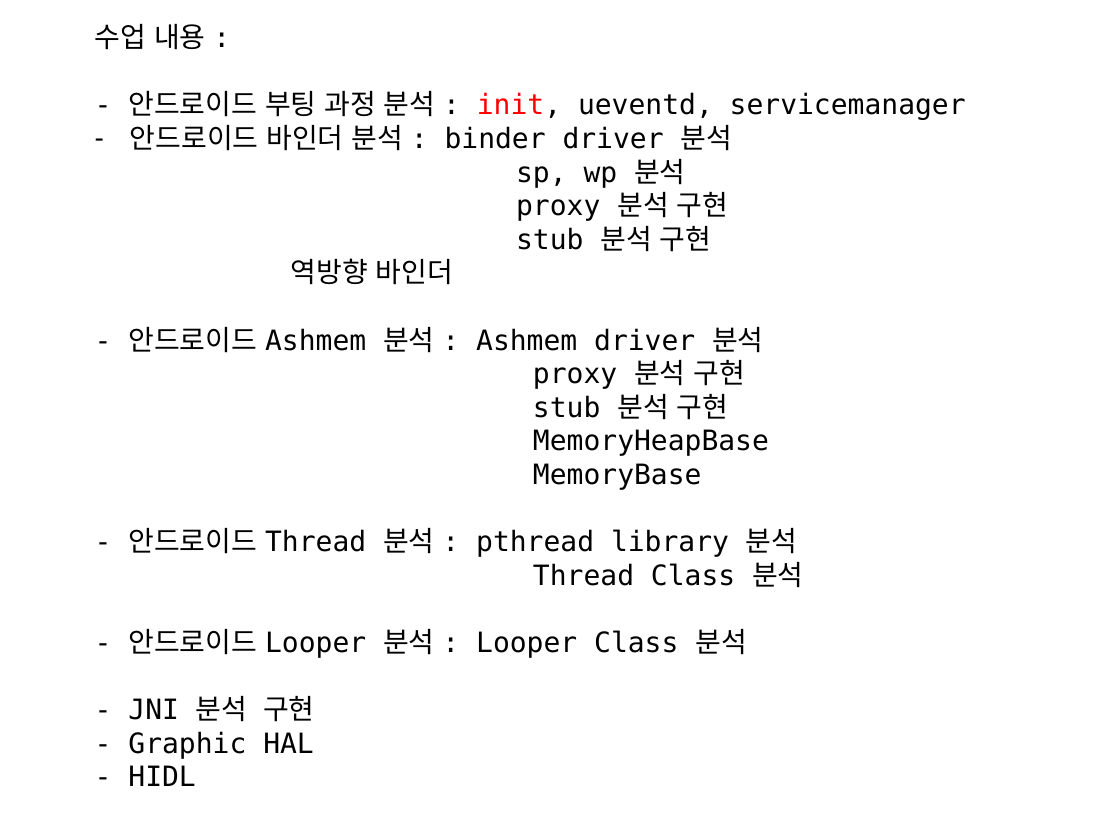
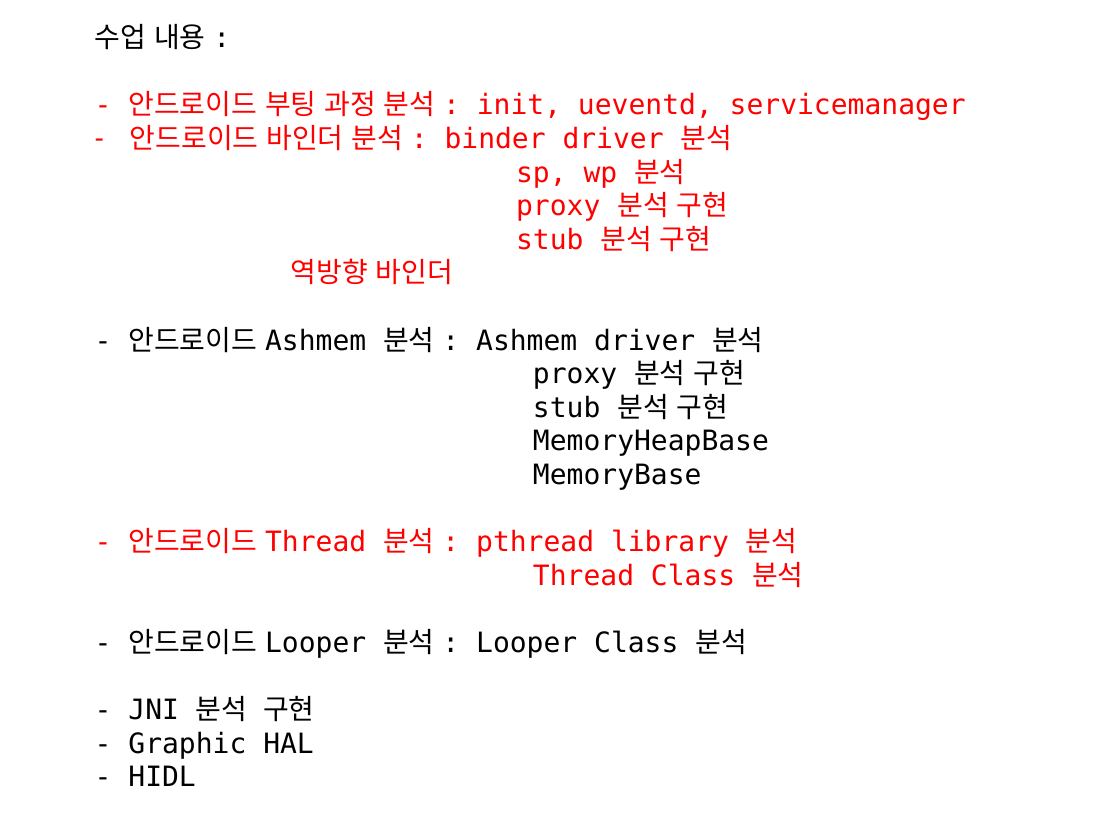
Before and after one commit to ioacademy-jikim/android_framwork, a slide deck: slide 2 of 04_day.pptx. Drawn at 1120x840 pixels with LibreOffice and Linux fonts; fonts in the diff are those of the drawing. Boxes give left, top, right and bottom in pixels: in the first picture for what was removed or moved away, otherwise in the second. Text is boxed around its words. In the diff, an @@ line names an element or a change of style, - is before the commit and + after.

```diff
--- a/04_day.pptx
+++ b/04_day.pptx
@@ text at bbox=[128, 91, 966, 588]: text colour #000000 to #FF0000 in "- 안드로이드 부팅 과정 분석 : init, ...", "안드로이드 바인더 분석 : binder driver 분석", "sp, wp 분석", "proxy 분석 구현" and 4 more places @@
```
Also in this commit, not shown: 1 other slide changed, 3 slides added, 6 other files.
